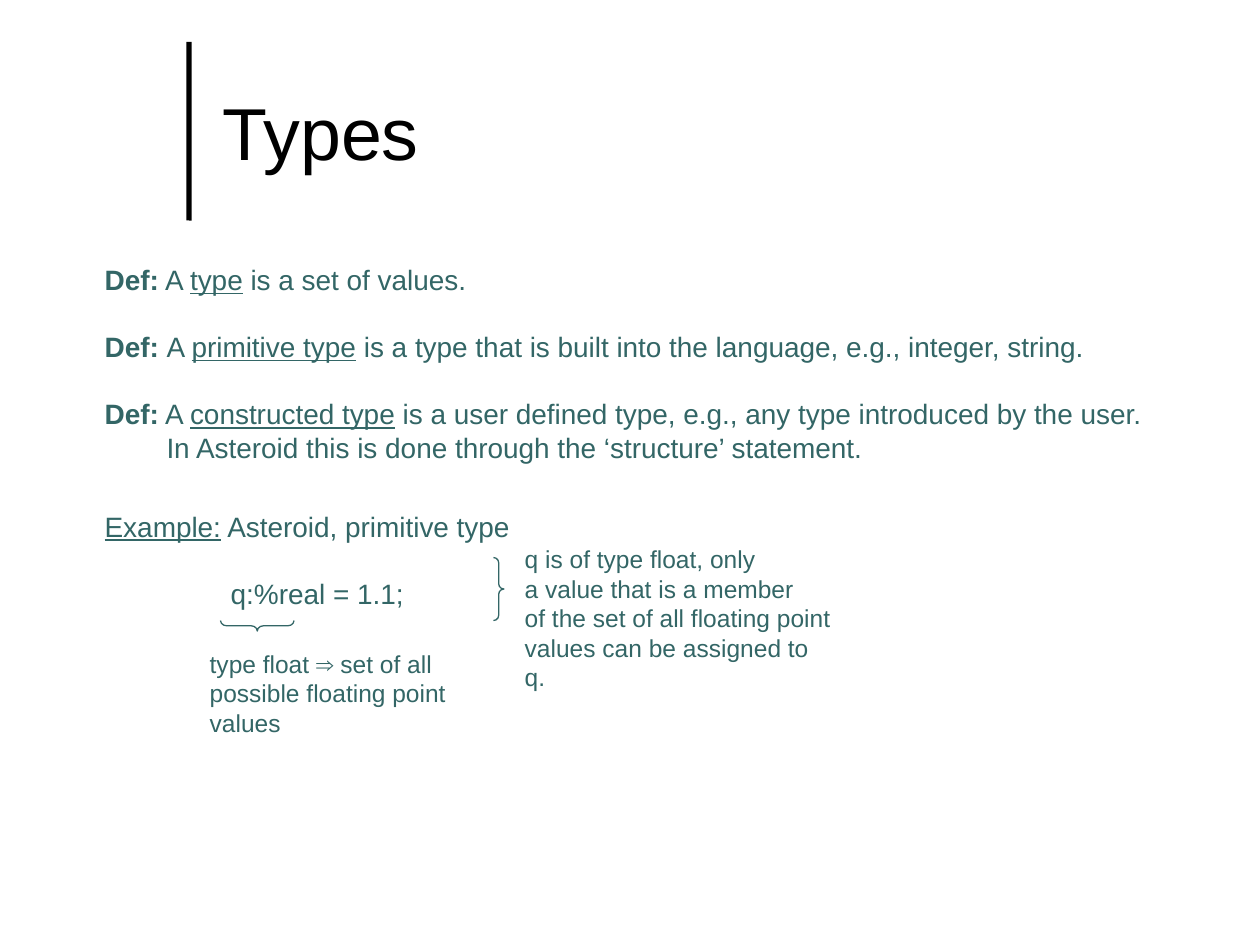
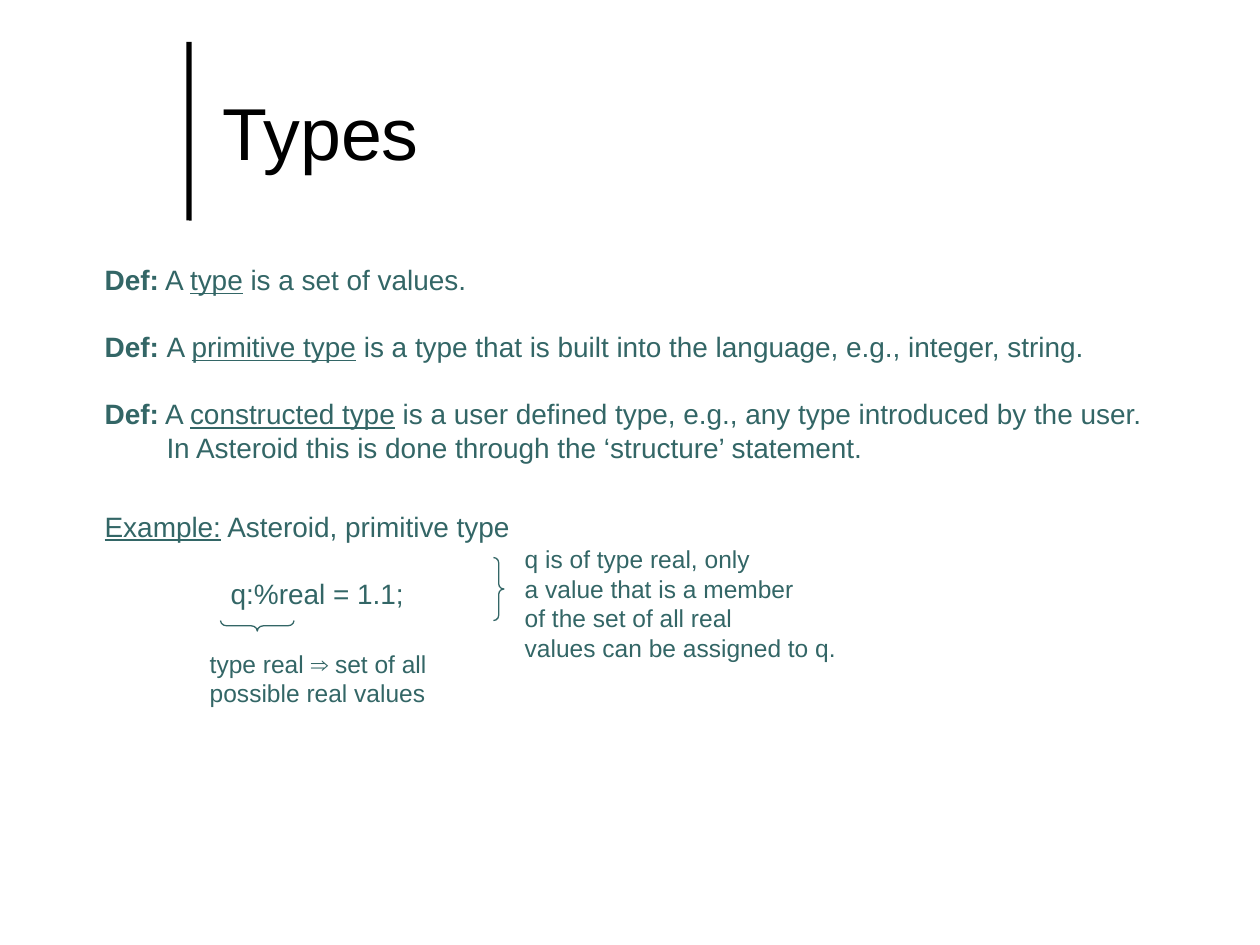
Before and after one commit to lutzhamel/CSC493, a slide deck: slide 8 of notes/csc493-ln002.pptx (slide 5 before the commit). Drawn at 1260x945 pixels with LibreOffice and Linux fonts; fonts in the diff are those of the drawing; background and template pictures are left out. Boxes give left, top, right and bottom in pixels: in the first picture for what was removed or moved away, otherwise in the second. Text is boxed around its words. In the diff, an @@ line names an element or a change of style, - is before the commit and + after.

```diff
--- a/notes/csc493-ln002.pptx
+++ b/notes/csc493-ln002.pptx
@@ text at (525,550,750,573): text changed @@
-q is of type float, only
+q is of type real, only
@@ text at (525,609,732,628): text changed @@
-of the set of all floating point
+of the set of all real
@@ text at (210,655,427,707): text changed @@
-type float ⇒ set of all
-possible floating point values
+type real ⇒ set of all
+possible real values
```
Also in this commit, not shown: 7 other slides changed, 4 slides added, 12 other files.
